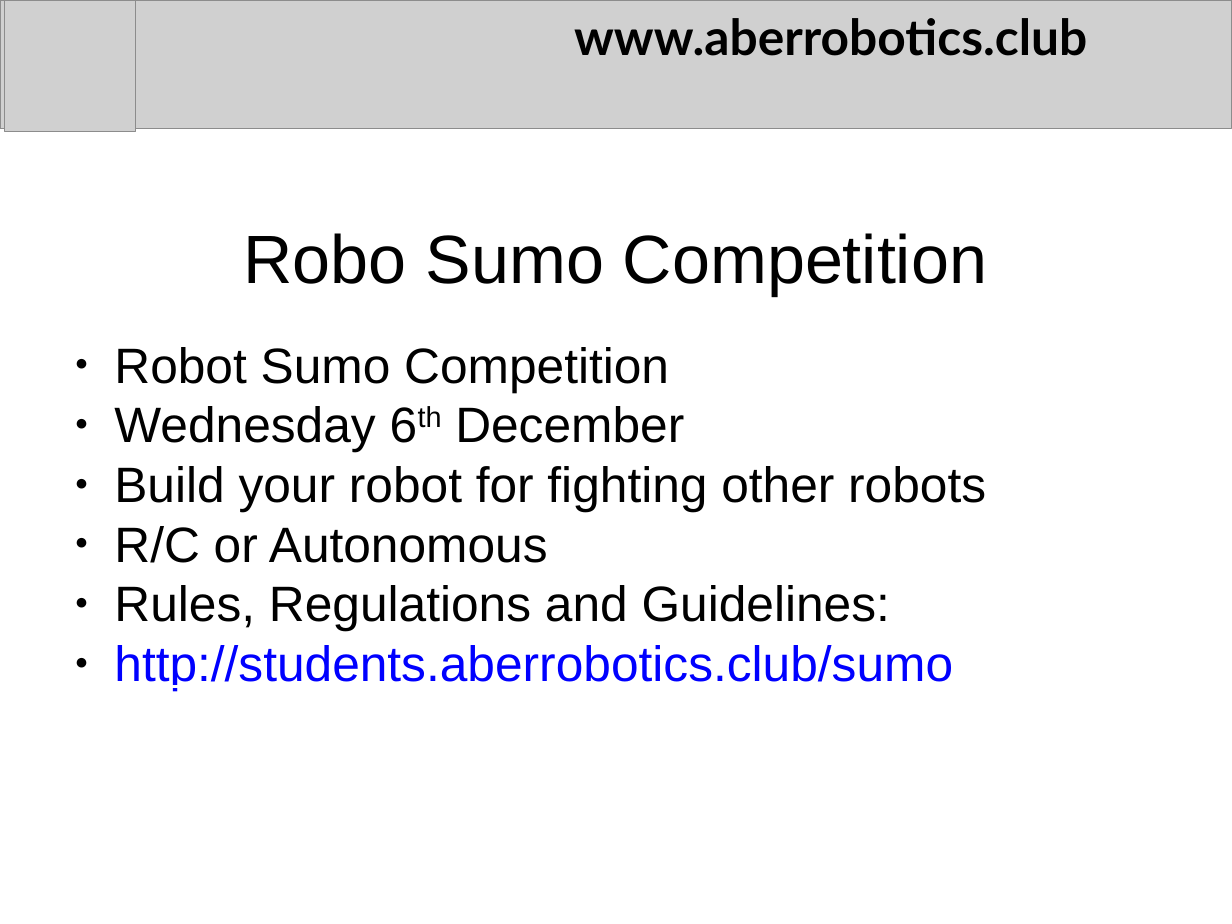
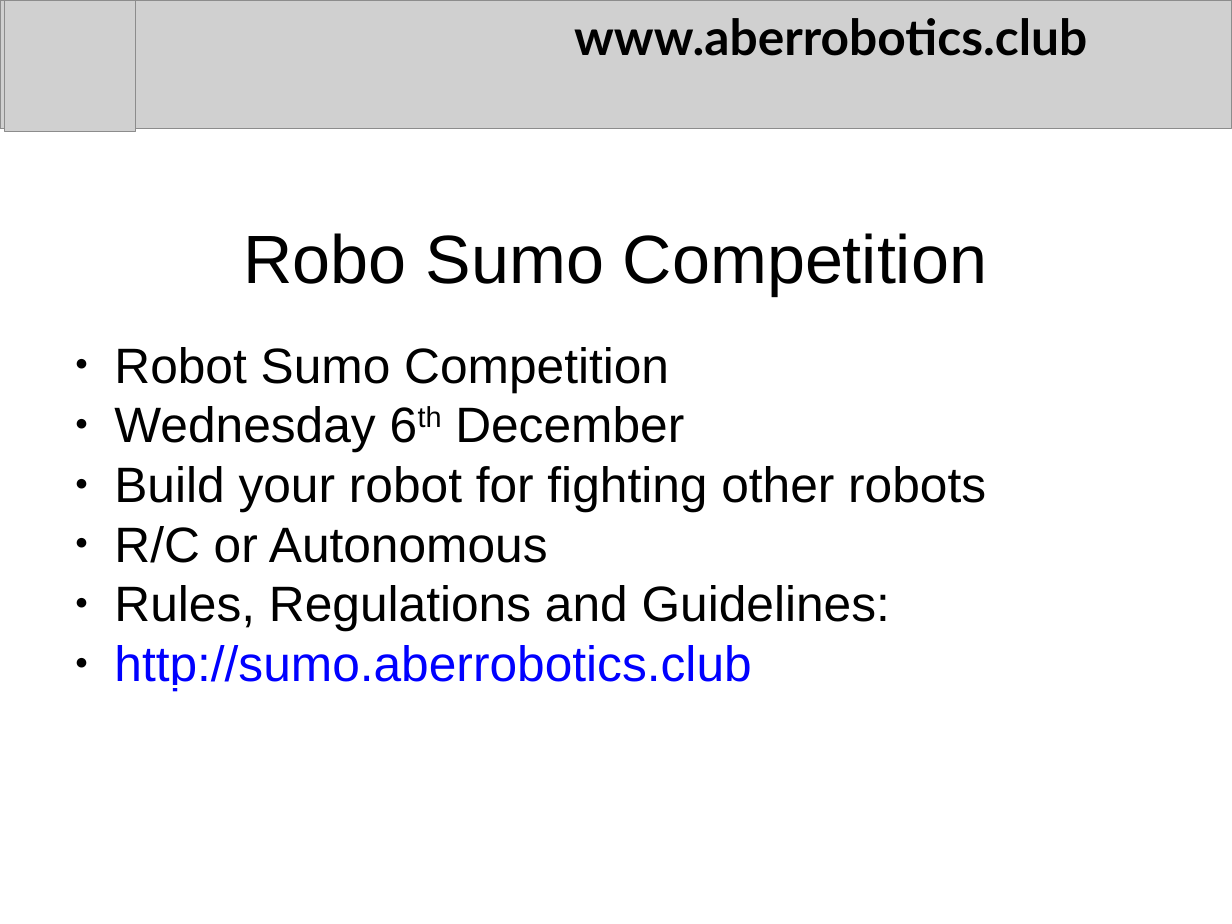
Before and after one commit to arcub/committee, a slide deck: slide 6 of news/2017-11-01-news.pptx. Drawn at 1232x924 pixels with LibreOffice and Linux fonts; fonts in the diff are those of the drawing; grey boxes stand for pictures. Boxes give left, top, right and bottom in pixels: in the first picture for what was removed or moved away, otherwise in the second. Text is boxed around its words. In the diff, an @@ line names an element or a change of style, - is before the commit and + after.

```diff
--- a/news/2017-11-01-news.pptx
+++ b/news/2017-11-01-news.pptx
@@ text at box(114, 645, 751, 690): text changed @@
-● http://students.aberrobotics.club/sumo
+● http://sumo.aberrobotics.club
```
Also in this commit, not shown: 1 other file.
